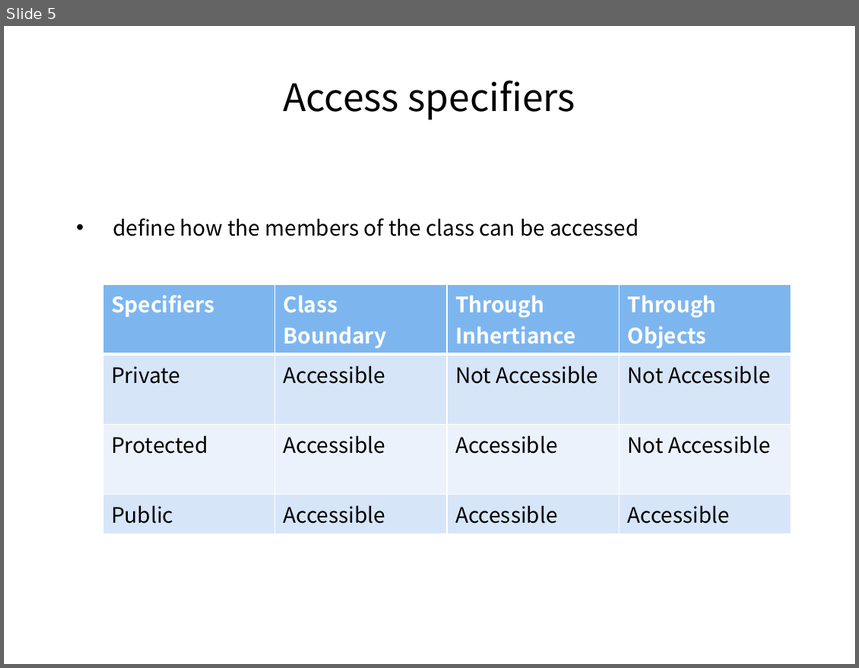
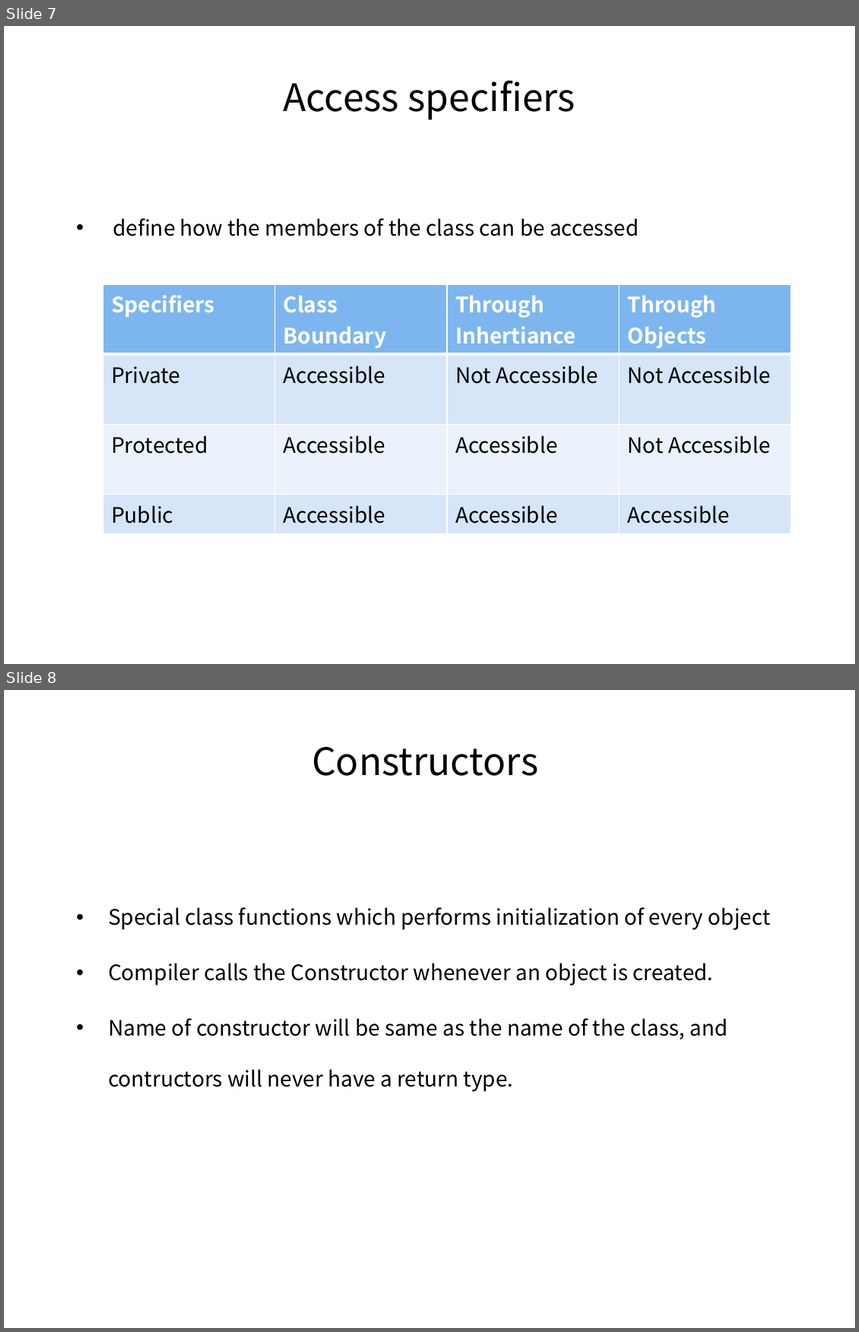
Before and after one commit to pankajfri/Training-Materials, a slide deck: Objected Oriented Programming Concepts Using C++ & Data Structures/Session-2.pptx. Shown one above the other, each under a label of ours: slide 5 before the commit, slides 7 and 8 after it. The pictures are 859x668 and 859x1332 pixels, drawn with LibreOffice and Linux fonts; fonts in the diff are those of the drawing. Boxes give left, top, right and bottom in pixels: in the first picture for what was removed or moved away, otherwise in the second. Text is boxed around its words. In the diff, an @@ line names an element or a change of style, - is before the commit and + after.

```diff
--- a/Objected Oriented Programming Concepts Using C++ & Data Structures/Session-2.pptx
+++ b/Objected Oriented Programming Concepts Using C++ & Data Structures/Session-2.pptx
@@ slide 8 added at (4,690,855,1328), background #FFFFFF @@
@@ title added at (312,747,538,776), 32 pt, text #000000 @@
+Constructors
@@ text added at (108,907,771,1092), 18 pt, text #000000 @@
+• Special class functions which performs initialization of every object
+• Compiler calls the Constructor whenever an object is created.
+• Name of constructor will be same as the name of the class, and contructors will never have a return type.
@@ what was slide 5 is now slide 7 @@
```
Also in this commit, not shown: 3 slides changed, 9 other slides added, 6 slides removed, 26 other files.
